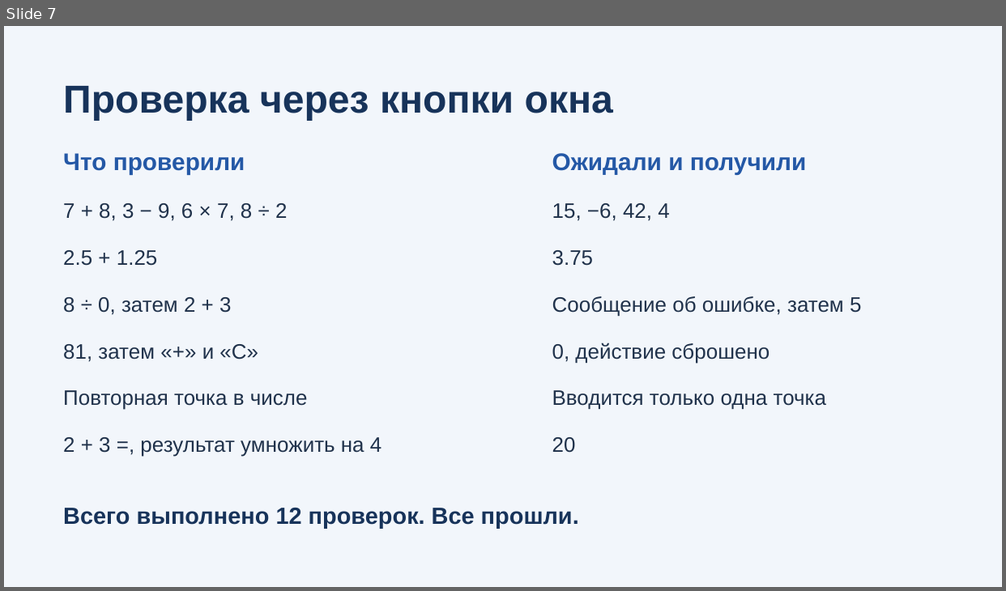
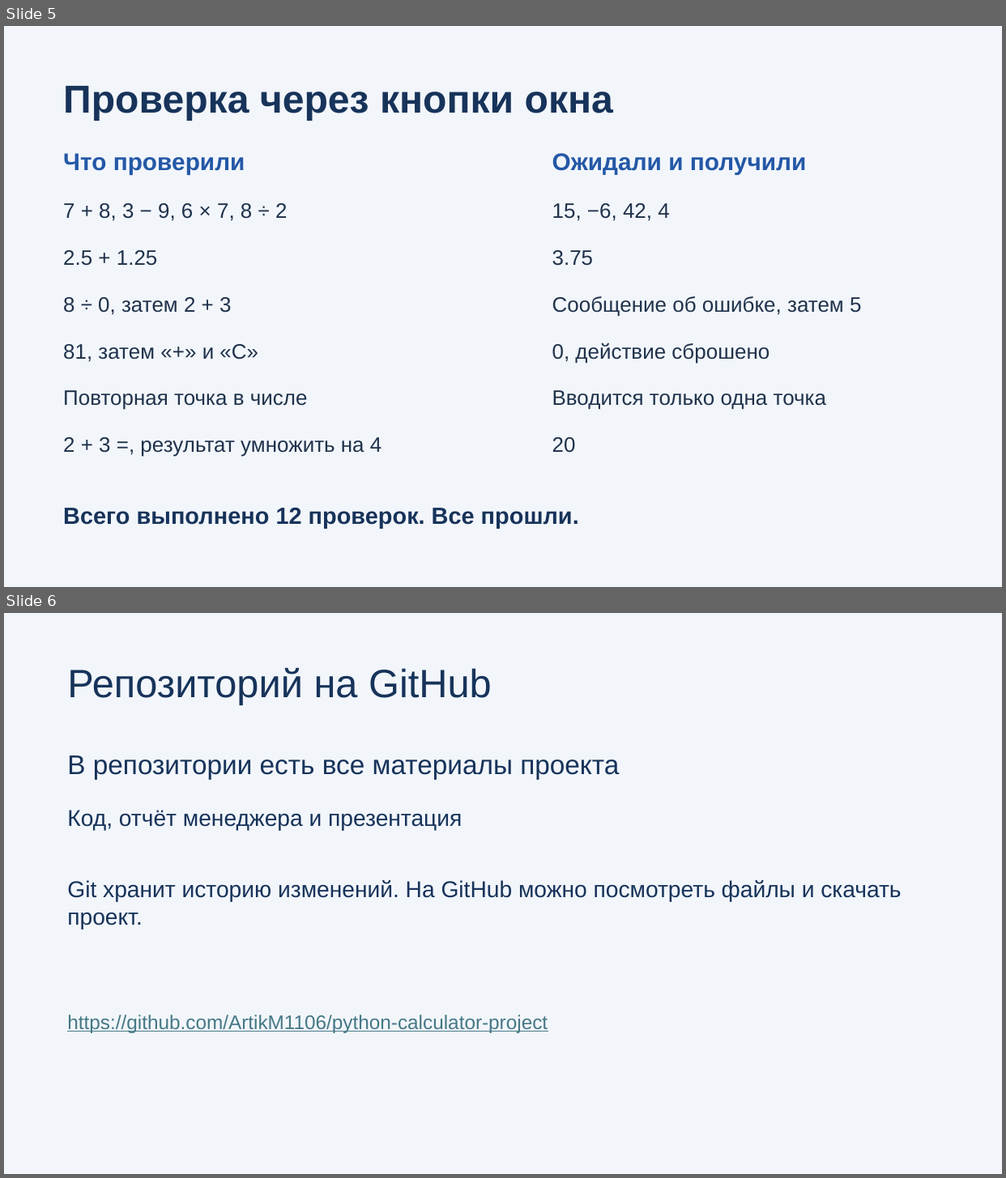
Before and after one commit to ArtikM1106/python-calculator-project, a slide deck: calculator.pptx. Shown one above the other, each under a label of ours: slide 7 before the commit, slides 5 and 6 after it. The pictures are 1006x591 and 1006x1178 pixels, drawn with LibreOffice and Linux fonts; fonts in the diff are those of the drawing. Boxes give left, top, right and bottom in pixels: in the first picture for what was removed or moved away, otherwise in the second. Text is boxed around its words. In the diff, an @@ line names an element or a change of style, - is before the commit and + after.

Commit message:
Обновить отчёты Word и презентацию

```diff
--- a/calculator.pptx
+++ b/calculator.pptx
@@ slide 6 added at bbox=[4, 613, 1002, 1174], background #F2F6FB @@
@@ text added at bbox=[67, 667, 492, 705], 38 pt, text #17335A @@
+Репозиторий на GitHub
@@ text added at bbox=[67, 756, 619, 779], 26 pt, text #17335A @@
+В репозитории есть все материалы проекта
@@ text added at bbox=[67, 810, 462, 831], 22 pt, text #17335A @@
+Код, отчёт менеджера и презентация
@@ text added at bbox=[67, 880, 901, 930], 22 pt, text #17335A @@
+Git хранит историю изменений. На GitHub можно посмотреть файлы и скачать проект.
@@ text added at bbox=[67, 1015, 548, 1033], 19 pt, text #467886, underline @@
+https://github.com/ArtikM1106/python-calculator-project
@@ what was slide 7 is now slide 5 @@
```
Also in this commit, not shown: 4 other slides added, 3 slides removed, 1 other file.
